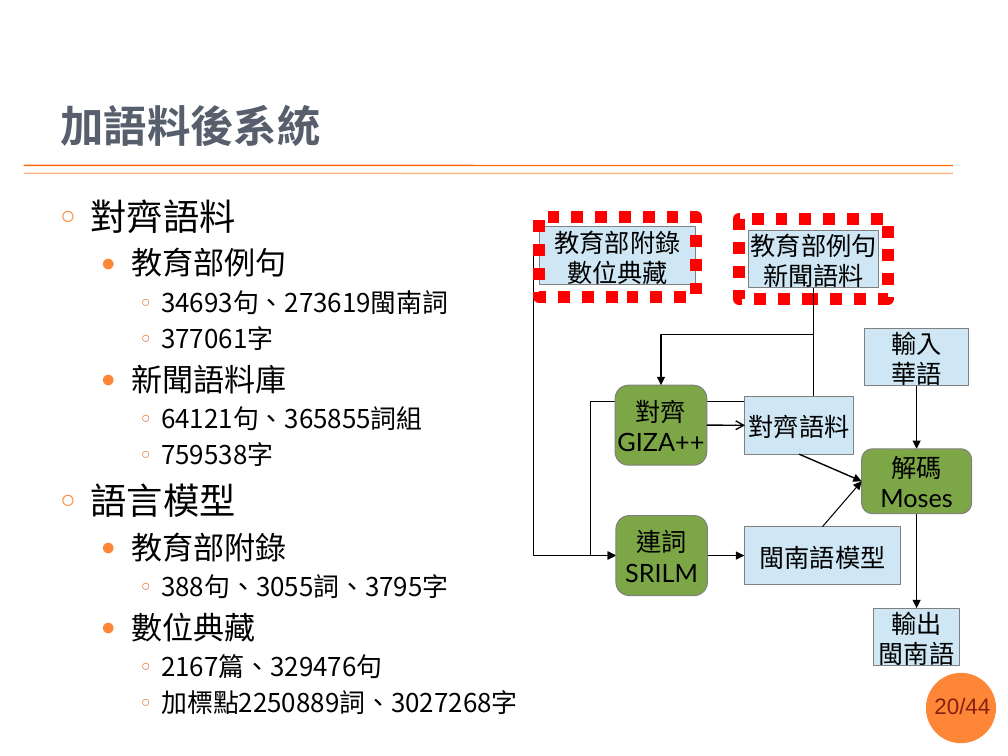
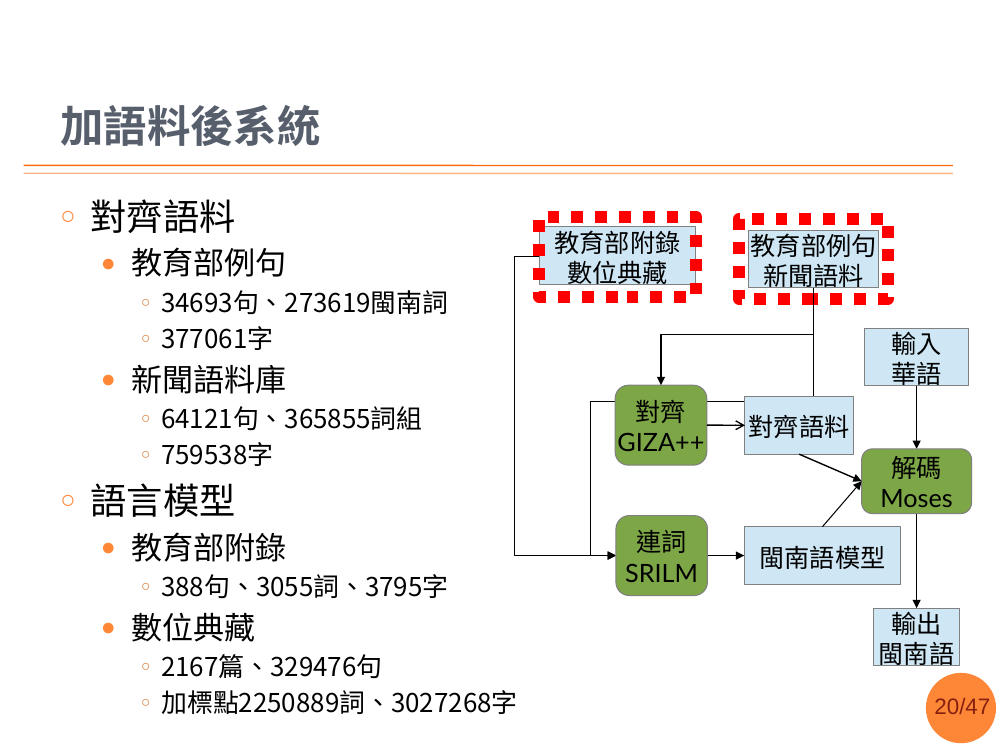
Before and after one commit to sih4sing5hong5/po3-ko3_tau5-iann2-phinn3, a slide deck: slide 20 of 翻譯報告.pptx. Drawn at 1008x756 pixels with LibreOffice and Linux fonts; fonts in the diff are those of the drawing; background and template pictures are left out. Boxes give left, top, right and bottom in pixels: in the first picture for what was removed or moved away, otherwise in the second. Text is boxed around its words. In the diff, an @@ line names an element or a change of style, - is before the commit and + after.

```diff
--- a/翻譯報告.pptx
+++ b/翻譯報告.pptx
@@ elbow arrow moved from (533, 252) - (616, 555) to (539, 257) - (616, 555) @@
@@ page number at (934, 698, 990, 714): text changed @@
-20/44
+20/47
```
Also in this commit, not shown: 2 other slides changed.
